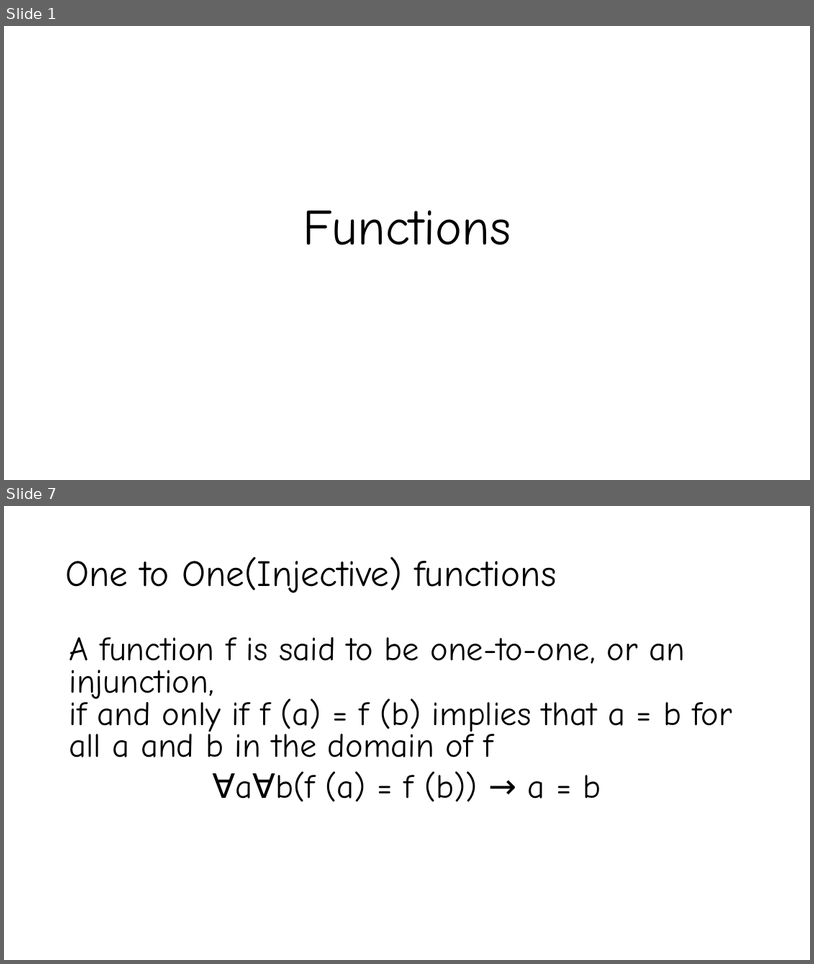
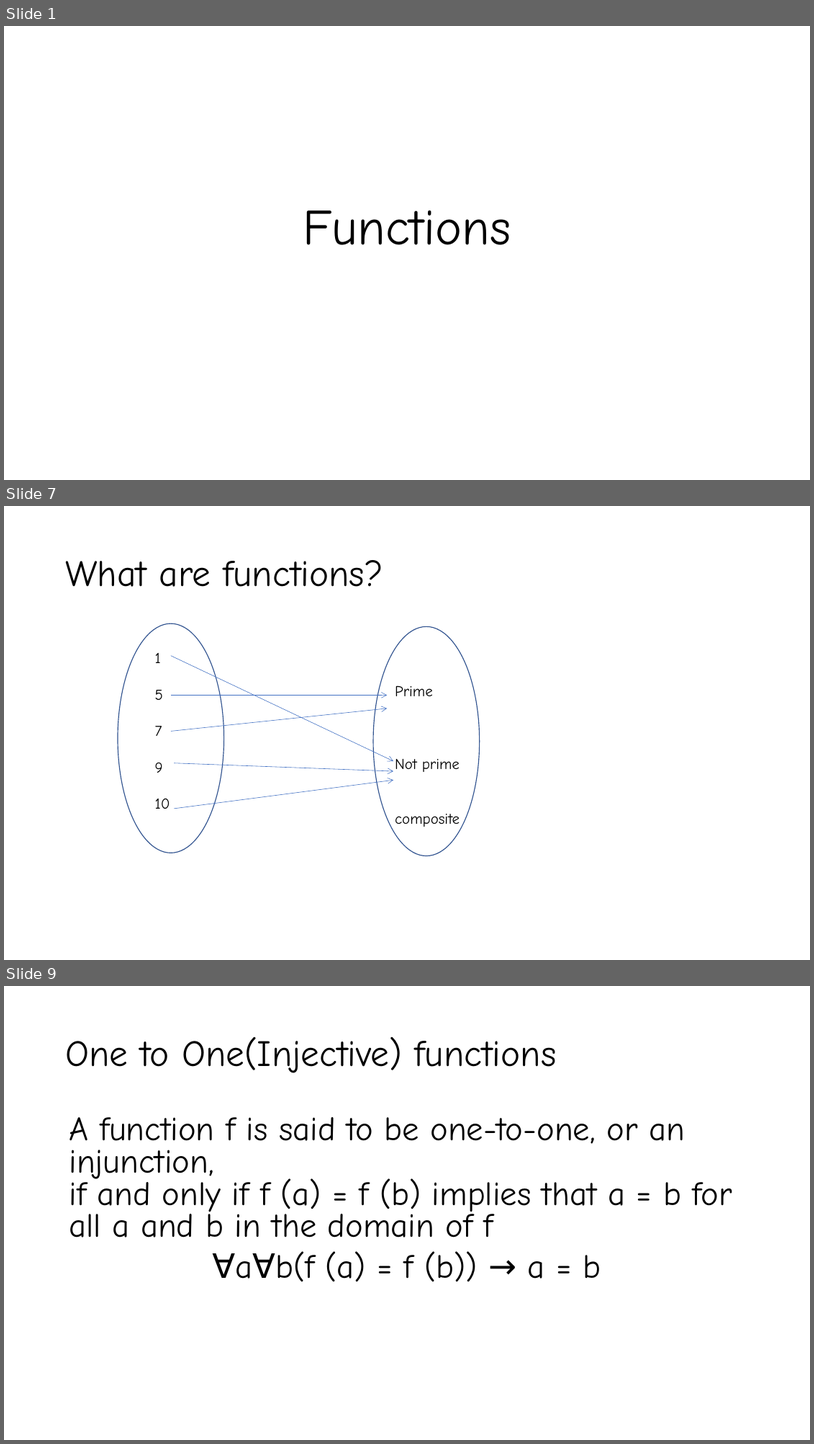
Before and after one commit to YeasirRayhanPrince/yeasirrayhanprince.github.io, a slide deck: cse106/slides/Lecture5.pptx. Shown one above the other, each under a label of ours: slides 1 and 7 before the commit, slides 1, 7 and 9 after it; the slides between them are not shown. The pictures are 814x964 and 814x1444 pixels, drawn with LibreOffice and Linux fonts; fonts in the diff are those of the drawing. Boxes give left, top, right and bottom in pixels: in the first picture for what was removed or moved away, otherwise in the second. Text is boxed around its words. In the diff, an @@ line names an element or a change of style, - is before the commit and + after.

```diff
--- a/cse106/slides/Lecture5.pptx
+++ b/cse106/slides/Lecture5.pptx
@@ slide 7 added at (4,506,810,960), background #FFFFFF @@
@@ title added at (65,560,383,587), 44 pt, text #000000 @@
+What are functions?
@@ ellipse added at (118,623,224,852), outline #325491 1 pt @@
@@ ellipse added at (373,626,480,856), outline #325491 1 pt @@
@@ text added at (155,653,170,808), 18 pt, text #000000 @@
+1
+5
+7
+9
+10
@@ arrow added from (171, 656) to (394, 762), #4472C4 0.5 pt @@
@@ arrow added from (171, 695) to (388, 695), #4472C4 0.5 pt @@
@@ text added at (395,685,460,826), 18 pt, text #000000 @@
+Prime
+Not prime
+composite
@@ arrow added from (171, 731) to (388, 708), #4472C4 0.5 pt @@
@@ arrow added from (174, 763) to (394, 771), #4472C4 0.5 pt @@
@@ arrow added from (174, 808) to (394, 780), #4472C4 0.5 pt @@
@@ what was slide 7 is now slide 9 @@
```
Also in this commit, not shown: 7 slides changed, 4 other slides added, 1 slide removed, 6 other files.
